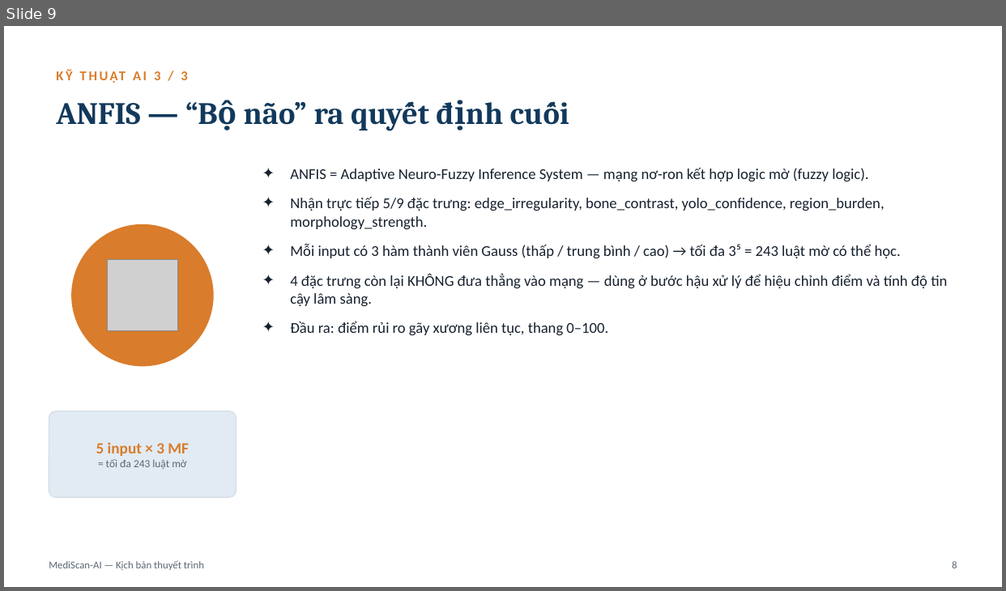
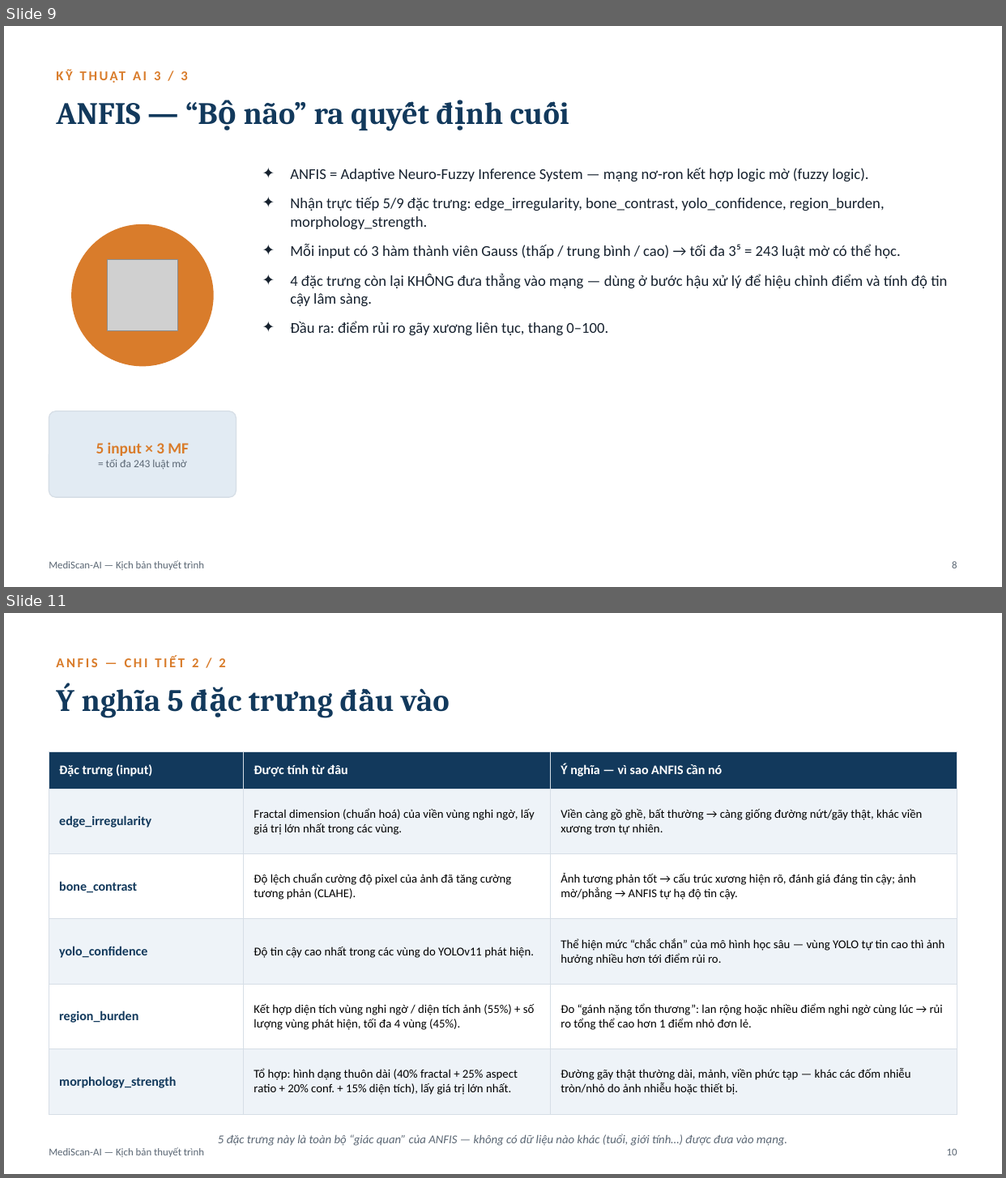
Before and after one commit to quanganh-1232/MediScan-AI, a slide deck: docs/MediScan-AI_Kich_Ban_Thuyet_Trinh.pptx. Shown one above the other, each under a label of ours: slide 9 before the commit, slides 9 and 11 after it; the slides between them are not shown. The pictures are 1006x591 and 1006x1178 pixels, drawn with LibreOffice and Linux fonts; fonts in the diff are those of the drawing; grey boxes stand for pictures. Boxes give left, top, right and bottom in pixels: in the first picture for what was removed or moved away, otherwise in the second. Text is boxed around its words. In the diff, an @@ line names an element or a change of style, - is before the commit and + after.

```diff
--- a/docs/MediScan-AI_Kich_Ban_Thuyet_Trinh.pptx
+++ b/docs/MediScan-AI_Kich_Ban_Thuyet_Trinh.pptx
@@ slide 11 added at bbox=[4, 613, 1002, 1174], background #FFFFFF @@
@@ text added at bbox=[56, 657, 225, 667], 13 pt, text #D97C2B, bold @@
+ANFIS — CHI TIẾT 2 / 2
@@ text added at bbox=[56, 683, 450, 718], 30 pt, text #12395C, bold @@
+Ý nghĩa 5 đặc trưng đầu vào
@@ table added at bbox=[49, 752, 957, 1114], 6 rows, 3 columns @@
+Đặc trưng (input) | Được tính từ đâu | Ý nghĩa — vì sao ANFIS cần nó
+edge_irregularity | Fractal dimension (chuẩn hoá) của viền vùng nghi ngờ, lấy giá trị lớn nhất trong các vùng. | Viền càng gồ ghề, bất thường → càng giống đường nứt/gãy thật, khác viền xương trơn tự nhiên.
+bone_contrast | Độ lệch chuẩn cường độ pixel của ảnh đã tăng cường tương phản (CLAHE). | Ảnh tương phản tốt → cấu trúc xương hiện rõ, đánh giá đáng tin cậy; ảnh mờ/phẳng → ANFIS tự hạ độ tin cậy.
+yolo_confidence | Độ tin cậy cao nhất trong các vùng do YOLOv11 phát hiện. | Thể hiện mức “chắc chắn” của mô hình học sâu — vùng YOLO tự tin cao thì ảnh hưởng nhiều hơn tới điểm rủi ro.
+region_burden | Kết hợp diện tích vùng nghi ngờ / diện tích ảnh (55%) + số lượng vùng phát hiện, tối đa 4 vùng (45%). | Đo “gánh nặng tổn thương”: lan rộng hoặc nhiều điểm nghi ngờ cùng lúc → rủi ro tổng thể cao hơn 1 điểm nhỏ đơn lẻ.
+morphology_strength | Tổ hợp: hình dạng thuôn dài (40% fractal + 25% aspect ratio + 20% conf. + 15% diện tích), lấy giá trị lớn nhất. | Đường gãy thật thường dài, mảnh, viền phức tạp — khác các đốm nhiễu tròn/nhỏ do ảnh nhiễu hoặc thiết bị.
@@ text added at bbox=[218, 1134, 787, 1146], 11.5 pt, text #5B6774, italic @@
+5 đặc trưng này là toàn bộ “giác quan” của ANFIS — không có dữ liệu nào khác (tuổi, giới tính…) được đưa vào mạng.
@@ text added at bbox=[49, 1148, 204, 1157], 10 pt, text #5B6774 @@
+MediScan-AI — Kịch bản thuyết trình
@@ text added at bbox=[947, 1148, 957, 1156], 10 pt, text #5B6774 @@
+10
```
Also in this commit, not shown: 6 slides changed, 1 other slide added, 34 other files.
